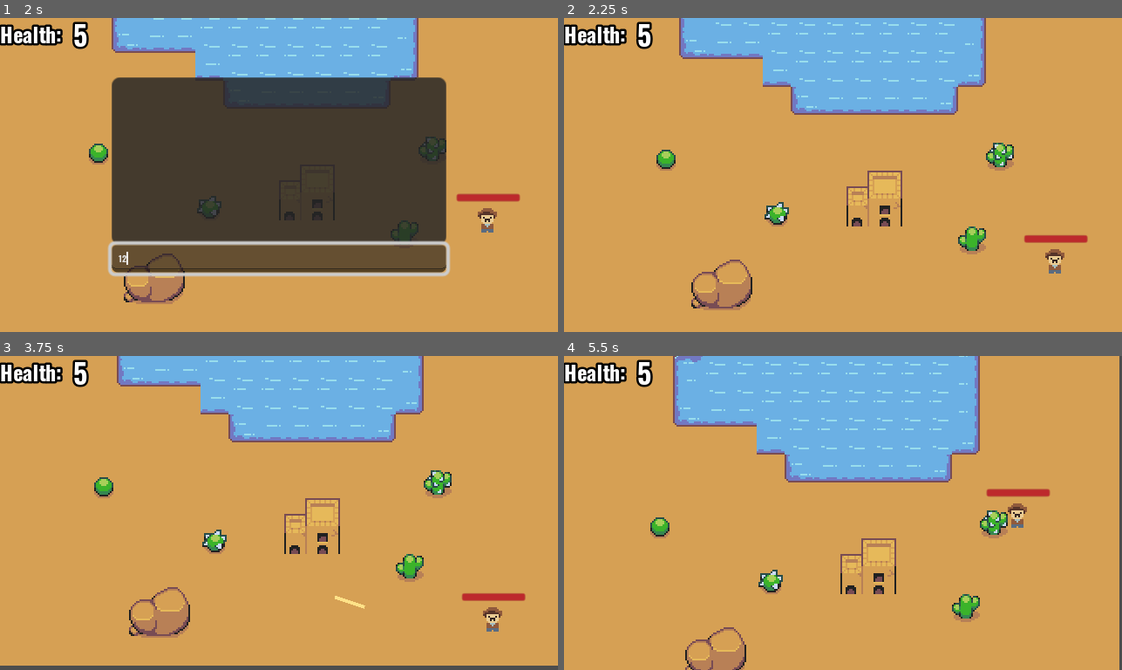
Above: before the commit, frames 1-4 (two rows, left to right).
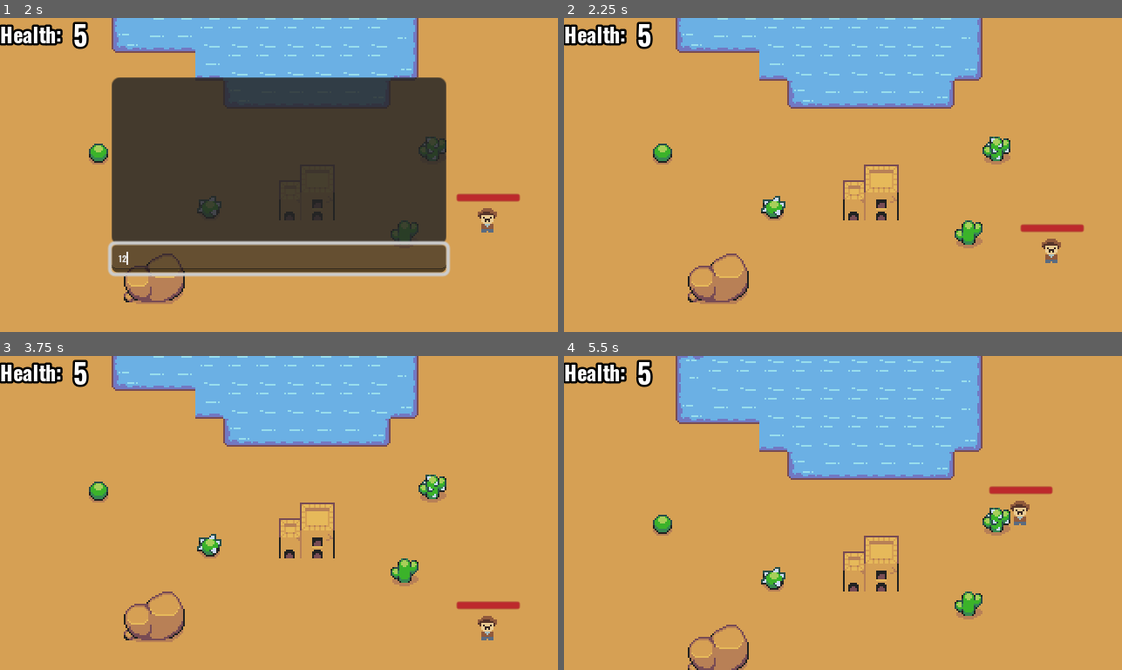
Above: after the commit, the same moments.

Repository: AlexPham0209/tank-turmoil
Game: Godot game, scene res://src/scenes/round.tscn
Two runs of this game, one before a commit and one after it. Both use one fixed random seed, a clock stepped at 60 frames per second and the inputs below. This scene is started directly instead of the project's main scene.
Inputs (mouse positions are in pixels of both pictures, inside the frame that each line leads up to):
- Up to frame 1 (2 s): tap Enter at 0.5 s; move the mouse to (401, 159) at 0.52 s; hold D (right) 0.53-1.25 s; hold Tab (chat) 0.53-1.25 s; click (279, 259) at 1.27 s; type "12" at 1.35 s
- Up to frame 2 (2.25 s): tap Space at 2 s; move the mouse to (731, 190) at 2.02 s; hold S (down) from 2.03 s (still down); tap Tab (chat) at 2.1 s
- Up to frame 3 (3.75 s): move the mouse to (334, 443) at 2.77 s; release S (down) at 2.78 s; hold D (right) 2.78-3.53 s; hold Tab (chat) 2.78-3.53 s; click (334, 443) at 2.85 s; tap Enter at 3.5 s; move the mouse to (251, 575) at 3.52 s; hold W (up) from 3.53 s (still down); tap Tab (chat) at 3.6 s
- Up to frame 4 (5.5 s): move the mouse to (1010, 560) at 4.27 s; release W (up) at 4.28 s; hold Tab (chat) 4.28-5.03 s; hold A (left) from 4.28 s (still down); move the mouse to (675, 465) at 5.02 s; click (675, 465) at 5.1 s; tap Tab (chat) at 5.3 s

Frame 1 is identical in both runs. In frame 2, 8.0% of the frame differs, in the area x 15-94%, y 0-94%; in frame 3, 9.0%, in the area x 0-100%, y 0-100%; in frame 4, 7.1%.

Commit message:
Fixed chat

Diff:
--- a/src/scripts/chat.gd
+++ b/src/scripts/chat.gd
@@ -2,10 +2,12 @@
 
 var message_box : PackedScene = preload("res://src/scenes/message.tscn")
 @onready var messages : VBoxContainer = $ScrollContainer/VBoxContainer
+@onready var line_edit : LineEdit = $LineEdit
 
 signal update_chat(is_open : bool)
 
 func _ready() -> void:
+	GameManager.open_chat.connect(_on_open_chat)
 	visible = false
 
 @rpc("any_peer", "call_local")
@@ -16,8 +18,8 @@
 
 func _on_line_edit_text_submitted(new_text: String) -> void:
 	add_message.rpc(multiplayer.get_unique_id(), new_text)
+	line_edit.text = ""
 
-func _input(event: InputEvent) -> void:
-	if event.is_action_pressed("chat"):
-		visible = !visible
-		update_chat.emit(visible)
+func _on_open_chat() -> void:
+	visible = !visible
+	update_chat.emit(visible)
--- a/src/scripts/player.gd
+++ b/src/scripts/player.gd
@@ -2,6 +2,7 @@
 extends CharacterBody2D
 
 signal death(player : Player)
+signal open_chat
 var bullet : PackedScene = preload("res://src/scenes/bullet.tscn")
 
 @export var username : String
@@ -19,8 +20,6 @@
 @onready var bullet_spawn : Marker2D = $Aim/Marker2D
 @onready var hurtbox : Hurtbox = $Hurtbox
 @onready var health_bar : ProgressBar = $HealthBar
-
-var is_chat_open : bool = false
 
 enum State {
 	WAIT,
@@ -70,9 +69,6 @@
 		camera.make_current()
 
 func _physics_process(delta: float) -> void:
-	if is_chat_open:
-		return
-
 	aim.rotation = (player_input.mouse_position - global_position).normalized().angle()
 	if player_input.direction.x != 0:
 		sprite.flip_h = player_input.direction.x > 0
@@ -99,7 +95,6 @@
 
 func on_take_damage(hitbox : Hitbox) -> void:
 	health -= hitbox.damage
-	print(health_bar.value)
 
 	if health <= 0:
 		if id == multiplayer.get_unique_id():
@@ -108,10 +103,3 @@
 
 		death.emit(self)
 		queue_free()
-
-func on_update_chat_rpc(value : bool) -> void:
-	on_update_chat.rpc(value)
-
-@rpc("any_peer", "call_local")
-func on_update_chat(value : bool) -> void:
-	is_chat_open = value
--- a/src/scripts/player_input.gd
+++ b/src/scripts/player_input.gd
@@ -4,6 +4,7 @@
 @export var direction : Vector2 = Vector2.ZERO
 @export var mouse_position : Vector2 = Vector2.ZERO
 var can_shoot : bool = false
+var is_chat_open : bool = false
 
 func _enter_tree() -> void:
 	set_multiplayer_authority(get_parent().name.to_int())
@@ -12,6 +13,15 @@
 	set_process(get_multiplayer_authority() == multiplayer.get_unique_id())
 
 func _process(delta: float) -> void:
+	if Input.is_action_just_pressed("chat"):
+		GameManager.open_chat.emit()
+		is_chat_open = !is_chat_open
+		direction = Vector2.ZERO
+		mouse_position = Vector2.ZERO
+
+	if is_chat_open:
+		return
+
 	direction = Input.get_vector("left", "right", "up", "down")
 	mouse_position = get_global_mouse_position()
 
--- a/src/scripts/round.gd
+++ b/src/scripts/round.gd
@@ -45,7 +45,6 @@
 	instance.username = player_info.name
 	instance.global_position = position
 	instance.death.connect(player_killed)
-	chat.update_chat.connect(instance.on_update_chat_rpc)
 	instance.bullet_path = bullets
 
 	instance.top_left = top_left
--- a/src/singletons/game_manager.gd
+++ b/src/singletons/game_manager.gd
@@ -1,4 +1,6 @@
 extends Node
+
+signal open_chat
 
 var round : PackedScene = load("res://src/scenes/round.tscn")
 var winning_screen : PackedScene = load("res://src/scenes/winning_screen.tscn")
